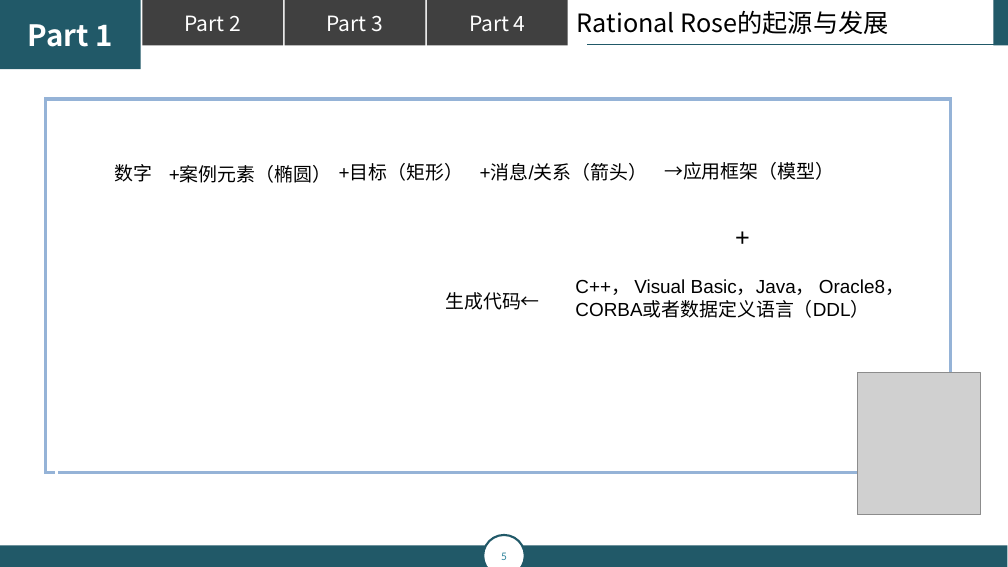
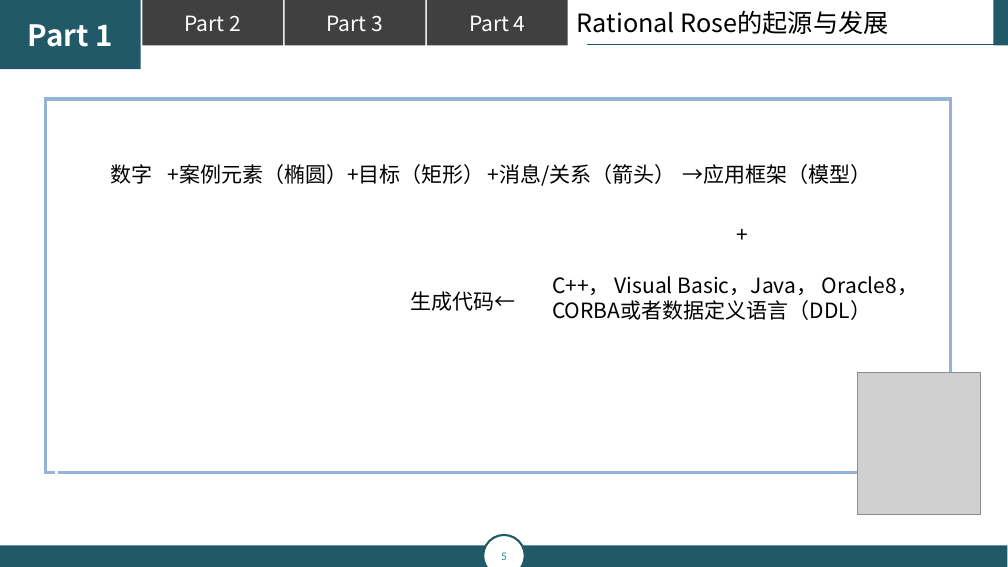
Before and after one commit to popopoi/PRD2018-G07, a slide deck: slide 5 of 翻转课堂PPT/PRD2018-G07-第五周翻转课堂PPT.pptx. Drawn at 1008x567 pixels with LibreOffice and Linux fonts; fonts in the diff are those of the drawing; grey boxes stand for pictures. Boxes give left, top, right and bottom in pixels: in the first picture for what was removed or moved away, otherwise in the second. Text is boxed around its words. In the diff, an @@ line names an element or a change of style, - is before the commit and + after.

```diff
--- a/翻转课堂PPT/PRD2018-G07-第五周翻转课堂PPT.pptx
+++ b/翻转课堂PPT/PRD2018-G07-第五周翻转课堂PPT.pptx
@@ text "+目标（矩形）": place and size @@
-text "+目标（矩形）" at bbox=[339, 165, 463, 181]
+text "+目标（矩形）" at bbox=[168, 164, 485, 184]
@@ text "+消息/关系（箭头）": place and size @@
-text "+消息/关系（箭头）" at bbox=[480, 165, 648, 181]
+text "+消息/关系（箭头）" at bbox=[488, 164, 676, 186]
@@ size 18 to 20 pt, font Arial to Noto Sans CJK SC in 6 elements at bbox=[110, 164, 152, 184], bbox=[168, 164, 485, 184], bbox=[168, 164, 485, 184], bbox=[488, 164, 676, 186], bbox=[410, 291, 515, 311], bbox=[682, 164, 871, 184] @@
@@ text "→应用框架（模型）": place and size @@
-text "→应用框架（模型）" at bbox=[664, 162, 834, 180]
+text "→应用框架（模型）" at bbox=[682, 164, 871, 184]
@@ text "+": place and size @@
-text "+" at bbox=[575, 279, 904, 318]
+text "+" at bbox=[552, 276, 918, 320]
@@ text "+" at bbox=[552, 276, 918, 320]: size 24 to 20 pt in "+"; font Arial to Noto Sans CJK SC, size 18 to 20 pt @@
@@ text "生成代码←": place and size @@
-text "生成代码←" at bbox=[445, 292, 540, 310]
+text "生成代码←" at bbox=[410, 291, 515, 311]
```
Also in this commit, not shown: 5 other slides changed, 2 slides added.
